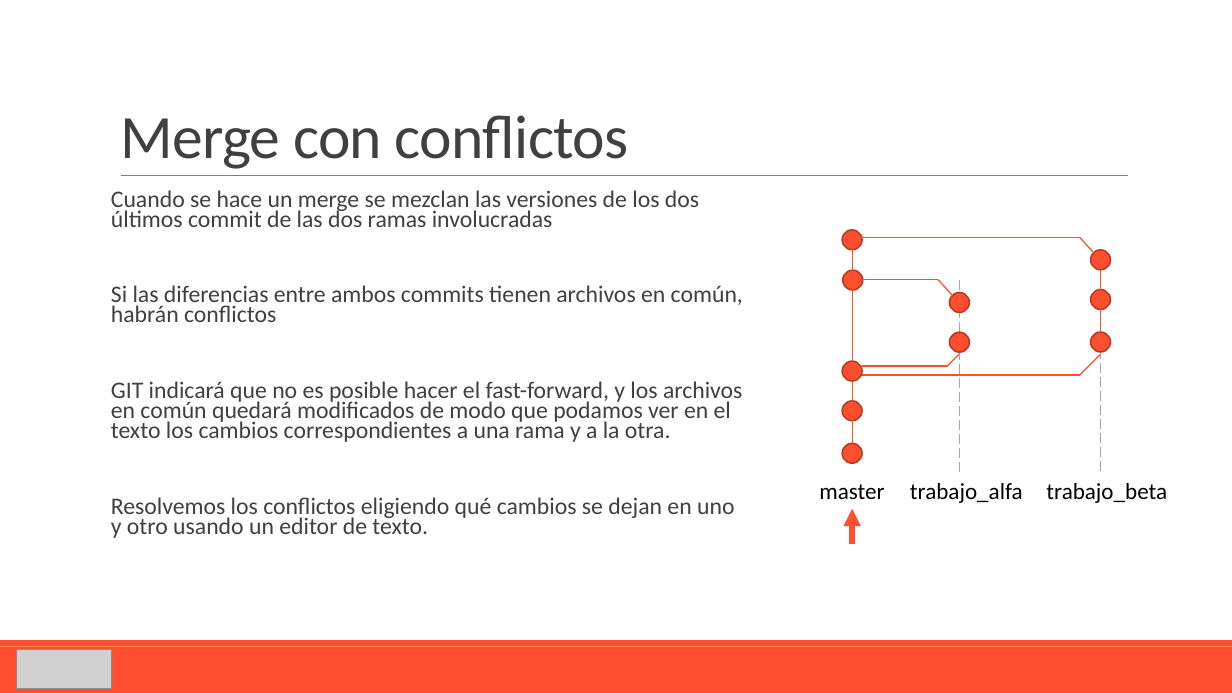
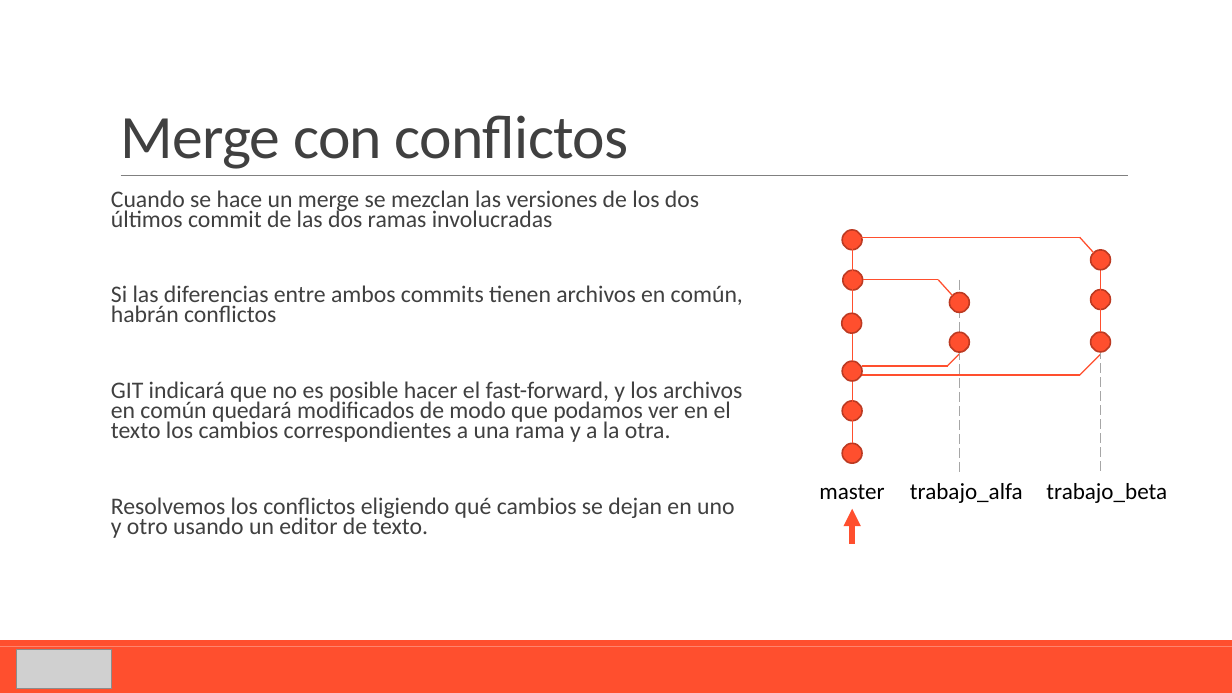
Before and after one commit to Domiciano/PasaporteGITIcesi, a slide deck: slide 32 of Sesión 2 - Gitflow Workflow/B1. Ramificaciones.pptx. Drawn at 1232x693 pixels with LibreOffice and Linux fonts; fonts in the diff are those of the drawing; grey boxes stand for pictures. Boxes give left, top, right and bottom in pixels: in the first picture for what was removed or moved away, otherwise in the second. Text is boxed around its words. In the diff, an @@ line names an element or a change of style, - is before the commit and + after.

```diff
--- a/Sesión 2 - Gitflow Workflow/B1. Ramificaciones.pptx
+++ b/Sesión 2 - Gitflow Workflow/B1. Ramificaciones.pptx
@@ ellipse added at <box>842,313,862,334</box>, fill #FF4F2E, outline #BD3A22 1.25 pt @@
```
Also in this commit, not shown: 1 other file.
